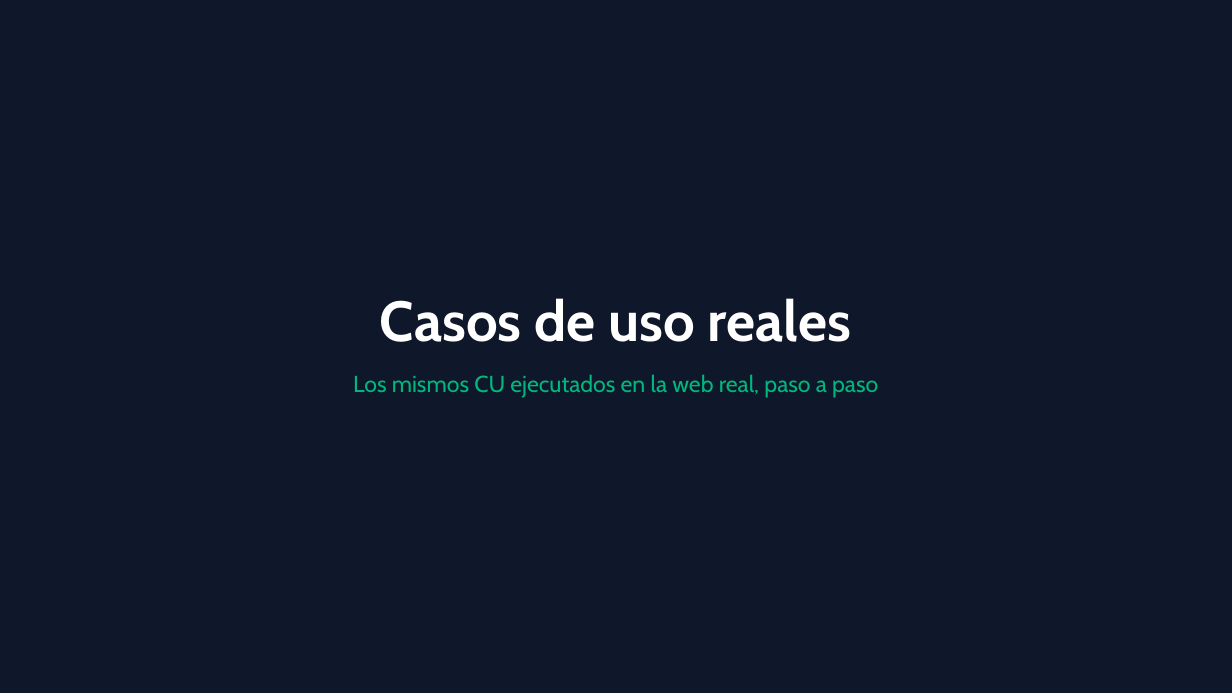
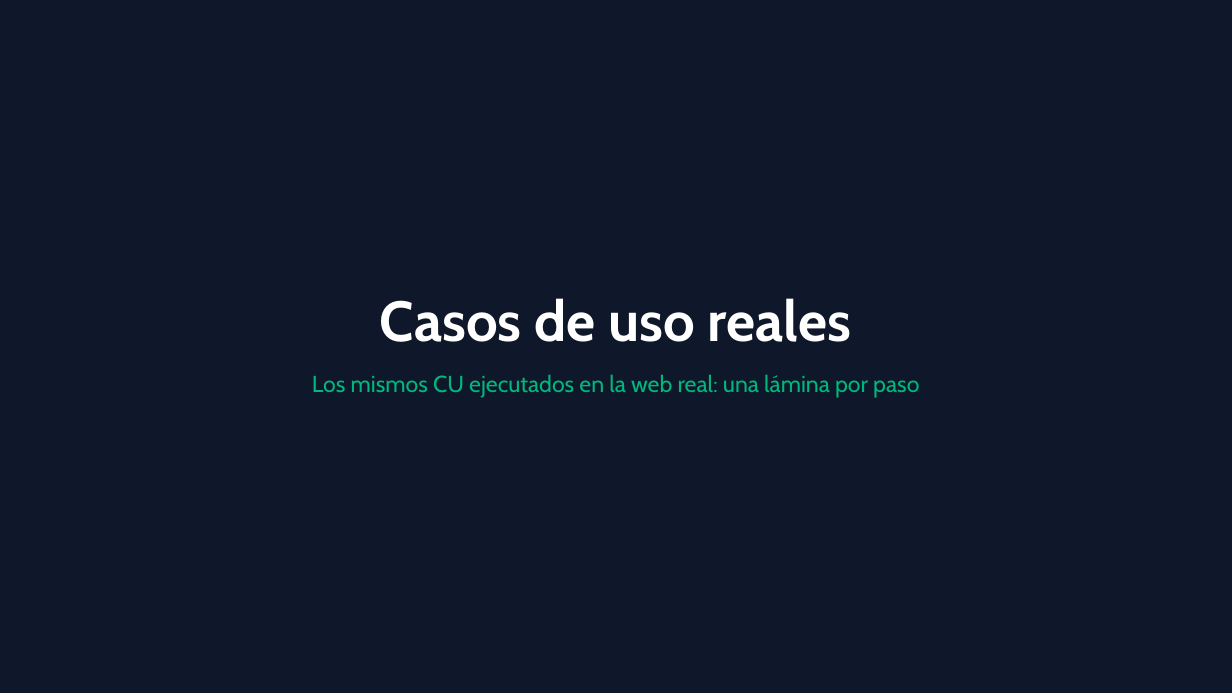
Before and after one commit to DanielOjeda25/sistema, a slide deck: slide 8 of docs/presentacion/CRUZNEGRA_DSD_CU_Reales.pptx. Drawn at 1232x693 pixels with LibreOffice and Linux fonts; fonts in the diff are those of the drawing. Boxes give left, top, right and bottom in pixels: in the first picture for what was removed or moved away, otherwise in the second. Text is boxed around its words. In the diff, an @@ line names an element or a change of style, - is before the commit and + after.

Commit message:
PPTX: una lamina por paso de cada CU con figura numerada y su accion
- Cada paso es ahora una lammina propia con la captura en grande y el
  texto 'Figura N. <accion>', numeracion consecutiva (Figuras 1 a 20)
- Total 29 laminas: portada + 6 DSD + separador + 20 pasos de CU + cierre

```diff
--- a/docs/presentacion/CRUZNEGRA_DSD_CU_Reales.pptx
+++ b/docs/presentacion/CRUZNEGRA_DSD_CU_Reales.pptx
@@ text at [312, 374, 919, 398]: text changed @@
-Los mismos CU ejecutados en la web real, paso a paso
+Los mismos CU ejecutados en la web real: una lámina por paso
```
Also in this commit, not shown: 6 other slides changed, 20 slides added, 6 slides removed, 1 other file.
